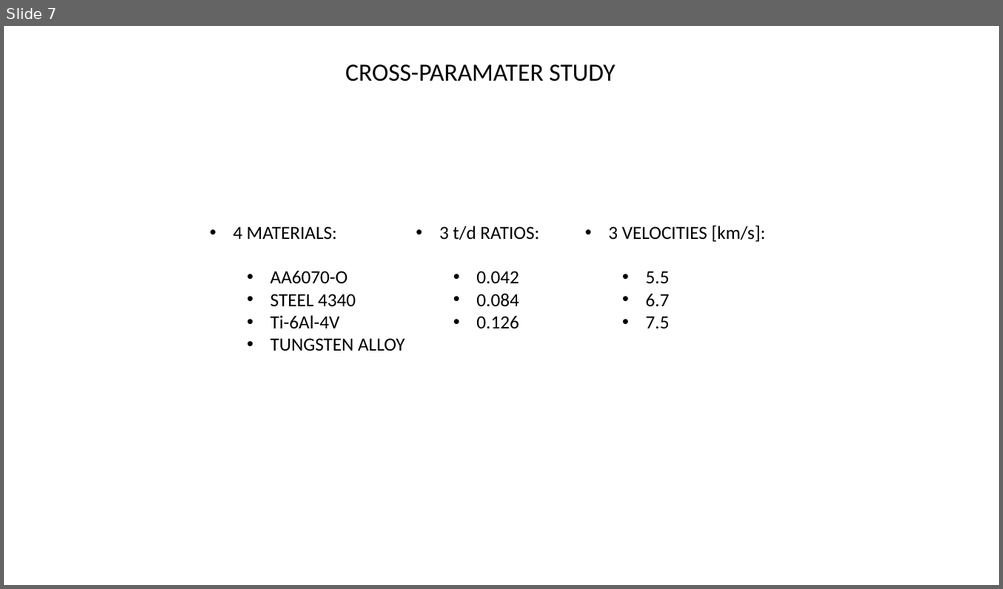
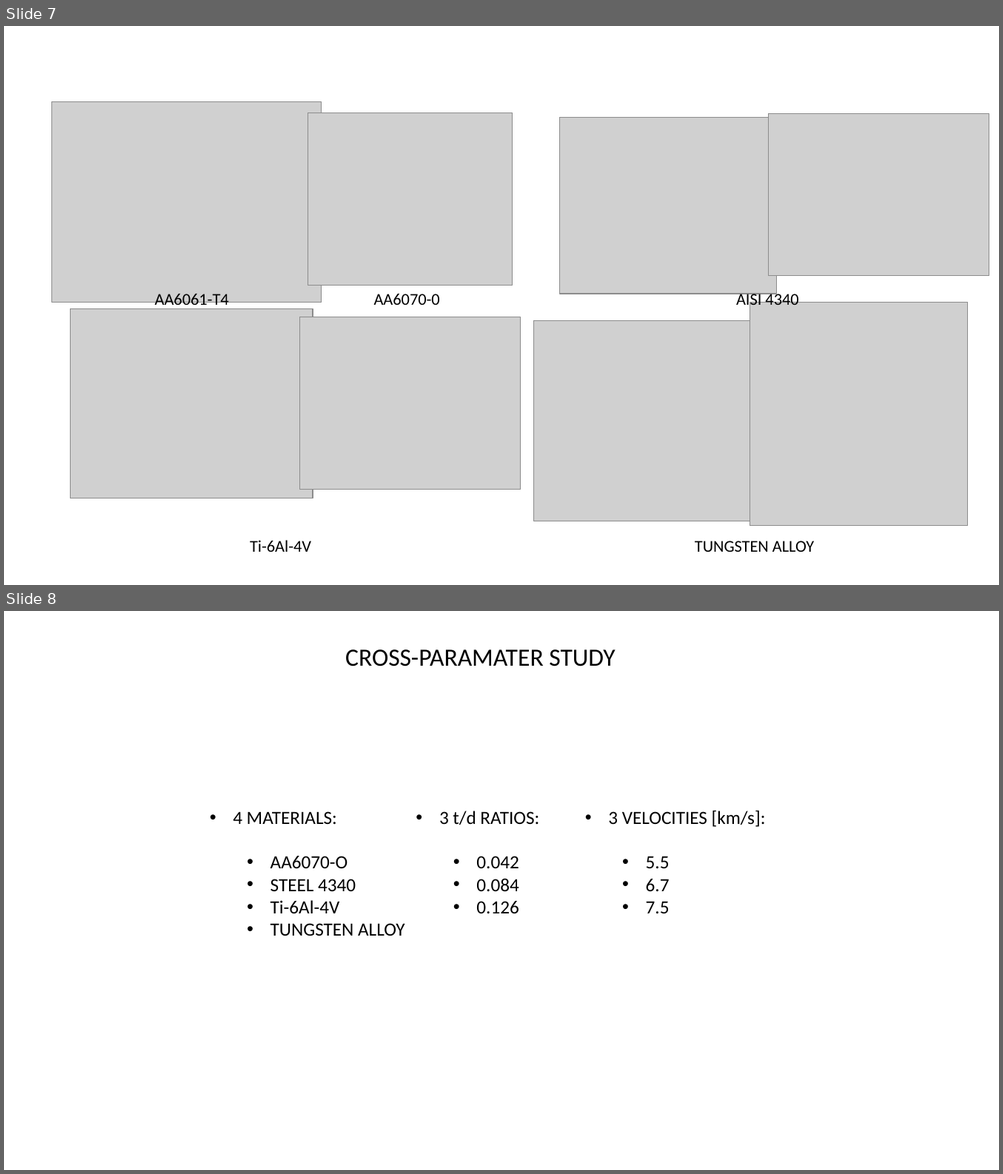
Before and after one commit to amoudes/HVI, a slide deck: Results_Presentation.pptx. Shown one above the other, each under a label of ours: slide 7 before the commit, slides 7 and 8 after it. The pictures are 1003x589 and 1003x1174 pixels, drawn with LibreOffice and Linux fonts; fonts in the diff are those of the drawing; grey boxes stand for pictures. Boxes give left, top, right and bottom in pixels: in the first picture for what was removed or moved away, otherwise in the second. Text is boxed around its words. In the diff, an @@ line names an element or a change of style, - is before the commit and + after.

```diff
--- a/Results_Presentation.pptx
+++ b/Results_Presentation.pptx
@@ slide 7 added at <box>4,26,999,585</box>, background #FFFFFF @@
@@ picture added at <box>52,102,321,303</box> @@
@@ picture added at <box>307,113,512,285</box> @@
@@ picture added at <box>768,114,989,276</box> @@
@@ picture added at <box>560,117,777,294</box> @@
@@ text added at <box>736,291,798,309</box>, 16 pt, text #000000 @@
+AISI 4340
@@ picture added at <box>71,309,313,499</box> @@
@@ text added at <box>155,294,229,309</box>, 16 pt, text #000000 @@
+AA6061-T4
@@ text added at <box>374,294,440,305</box>, 16 pt, text #000000 @@
+AA6070-0
@@ picture added at <box>750,303,968,527</box> @@
@@ picture added at <box>299,318,521,490</box> @@
@@ picture added at <box>534,321,763,521</box> @@
@@ text added at <box>250,540,311,552</box>, 16 pt, text #000000 @@
+Ti-6Al-4V
@@ text added at <box>694,541,814,552</box>, 16 pt, text #000000 @@
+TUNGSTEN ALLOY
@@ what was slide 7 is now slide 8 @@
```
Also in this commit, not shown: 3 slides changed, 1 other slide added, 1 slide removed, 2 other files.
